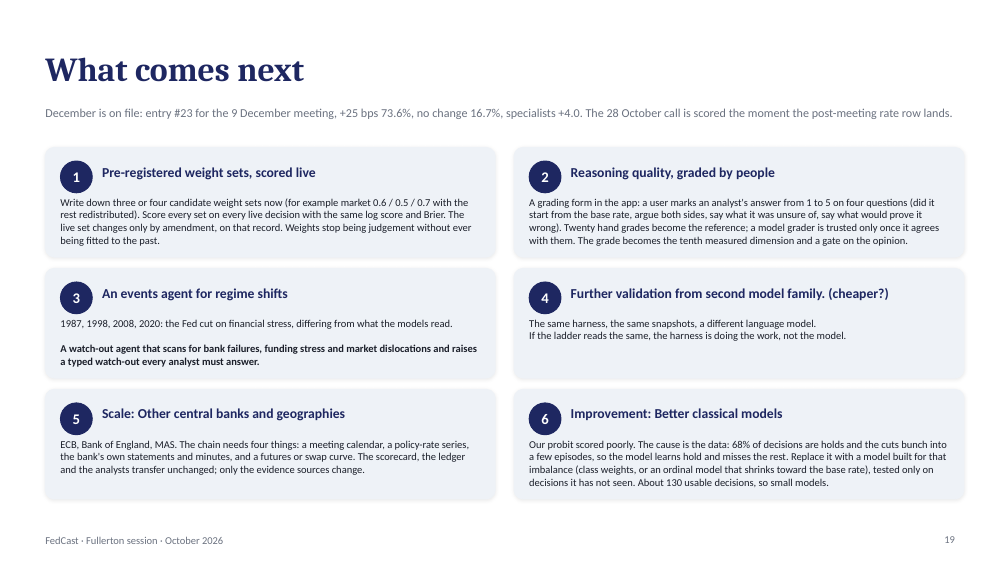
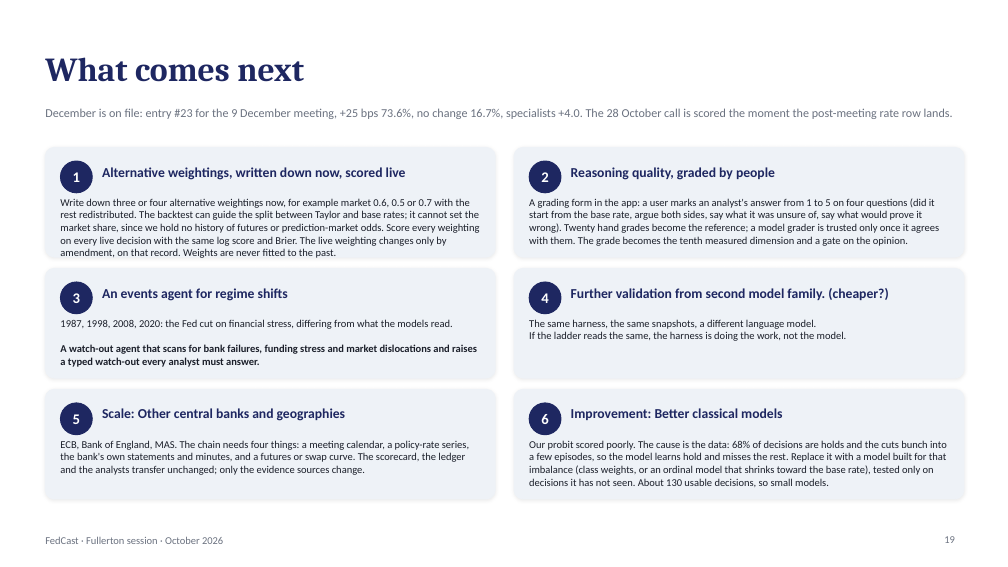
Before and after one commit to kmt112/fed-forecast, a slide deck: slide 19 of docs/FedCast_Fullerton.pptx. Drawn at 1008x567 pixels with LibreOffice and Linux fonts; fonts in the diff are those of the drawing. Boxes give left, top, right and bottom in pixels: in the first picture for what was removed or moved away, otherwise in the second. Text is boxed around its words. In the diff, an @@ line names an element or a change of style, - is before the commit and + after.

```diff
--- a/docs/FedCast_Fullerton.pptx
+++ b/docs/FedCast_Fullerton.pptx
@@ text at [102,167,406,180]: text changed @@
-Pre-registered weight sets, scored live
+Alternative weightings, written down now, scored live
@@ text at [60,198,480,258]: text changed @@
-Write down three or four candidate weight sets now (for example market 0.6 / 0.5 / 0.7 with the rest redistributed). Score every set on every live decision with the same log score and Brier. The live set changes only by amendment, on that record. Weights stop being judgement without ever being fitted to the past.
+Write down three or four alternative weightings now, for example market 0.6, 0.5 or 0.7 with the rest redistributed. The backtest can guide the split between Taylor and base rates; it cannot set the market share, since we hold no history of futures or prediction-market odds. Score every weighting on every live decision with the same log score and Brier. The live weighting changes only by amendment, on that record. Weights are never fitted to the past.
```
Also in this commit, not shown: 2 other files.
